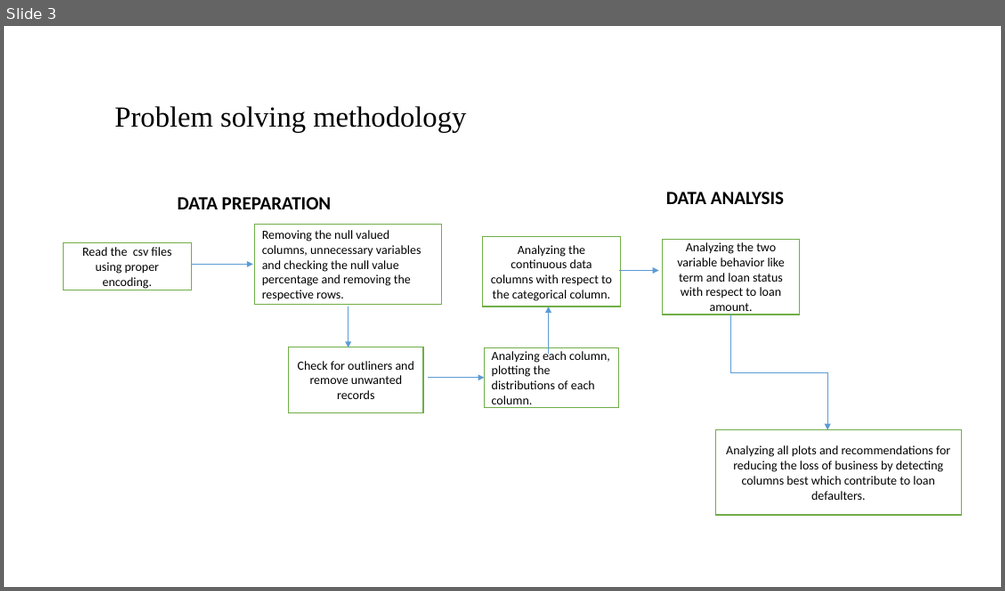
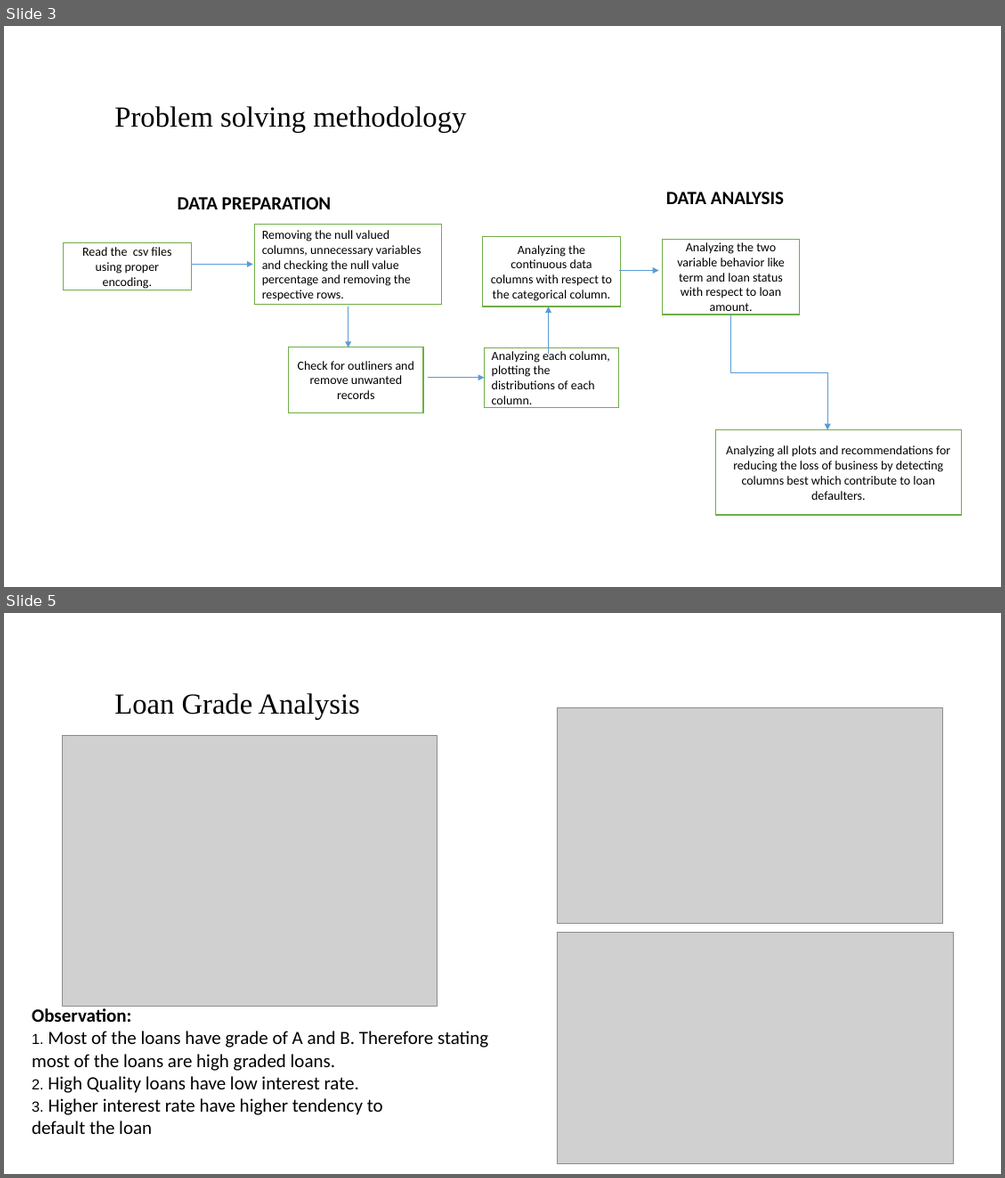
Before and after one commit to ArjunAshokKumar/Lending-Club-Case-Study, a slide deck: Niraj Kumar.pptx. Shown one above the other, each under a label of ours: slide 3 before the commit, slides 3 and 5 after it; the slides between them are not shown. The pictures are 1005x591 and 1005x1178 pixels, drawn with LibreOffice and Linux fonts; fonts in the diff are those of the drawing; grey boxes stand for pictures; background and template pictures are left out. Boxes give left, top, right and bottom in pixels: in the first picture for what was removed or moved away, otherwise in the second. Text is boxed around its words. In the diff, an @@ line names an element or a change of style, - is before the commit and + after.

```diff
--- a/Niraj Kumar.pptx
+++ b/Niraj Kumar.pptx
@@ slide 5 added at (4,613,1001,1174), background #FFFFFF @@
@@ title added at (114,693,360,719), 28 pt, text #000000 @@
+Loan Grade Analysis
@@ picture added at (558,707,942,923) @@
@@ picture added at (63,736,437,1006) @@
@@ picture added at (558,933,954,1163) @@
@@ text added at (32,1008,488,1134), 18 pt, text #000000 @@
+Observation:
+1. Most of the loans have grade of A and B. Therefore stating
+most of the loans are high graded loans.
+2. High Quality loans have low interest rate.
+3. Higher interest rate have higher tendency to
+default the loan
```
Also in this commit, not shown: 2 other slides added, 3 slides removed.
